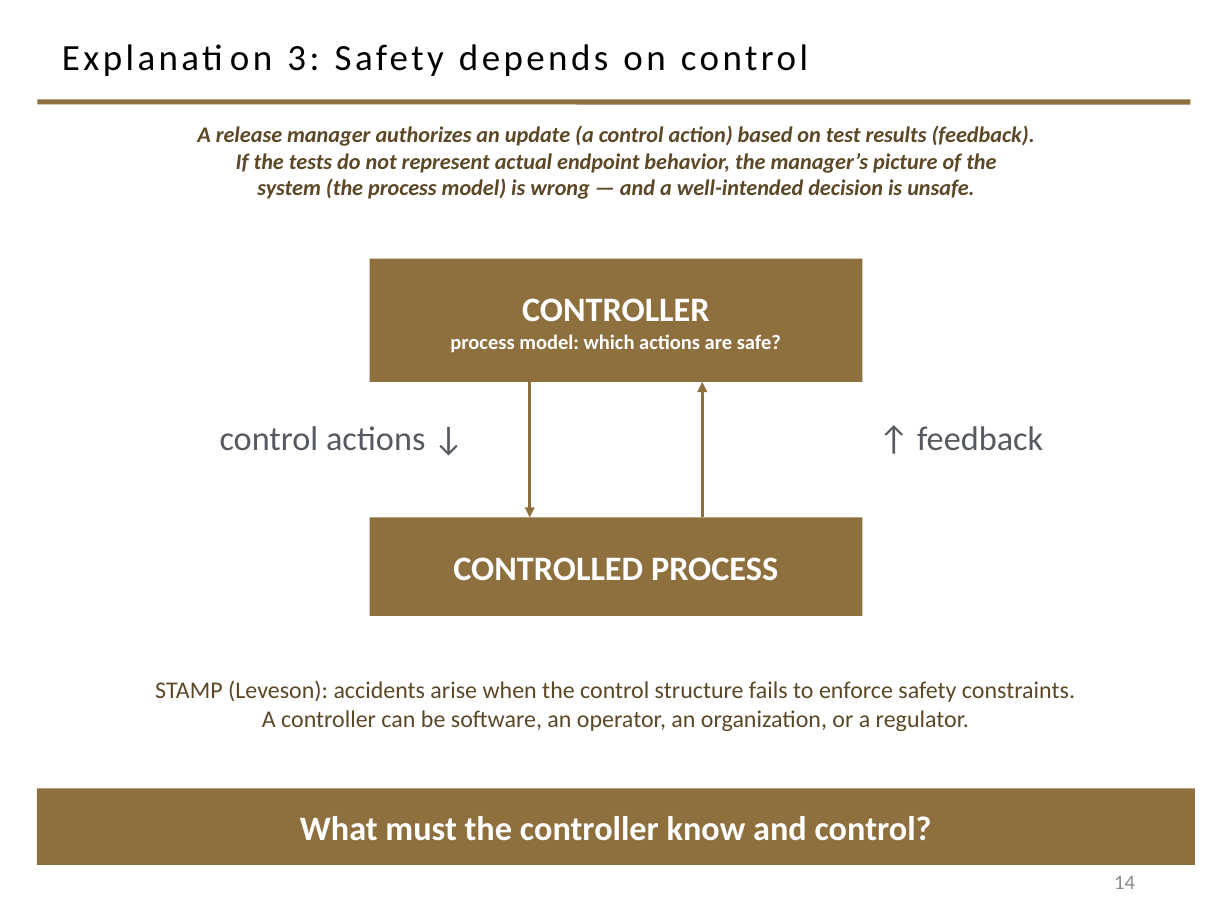
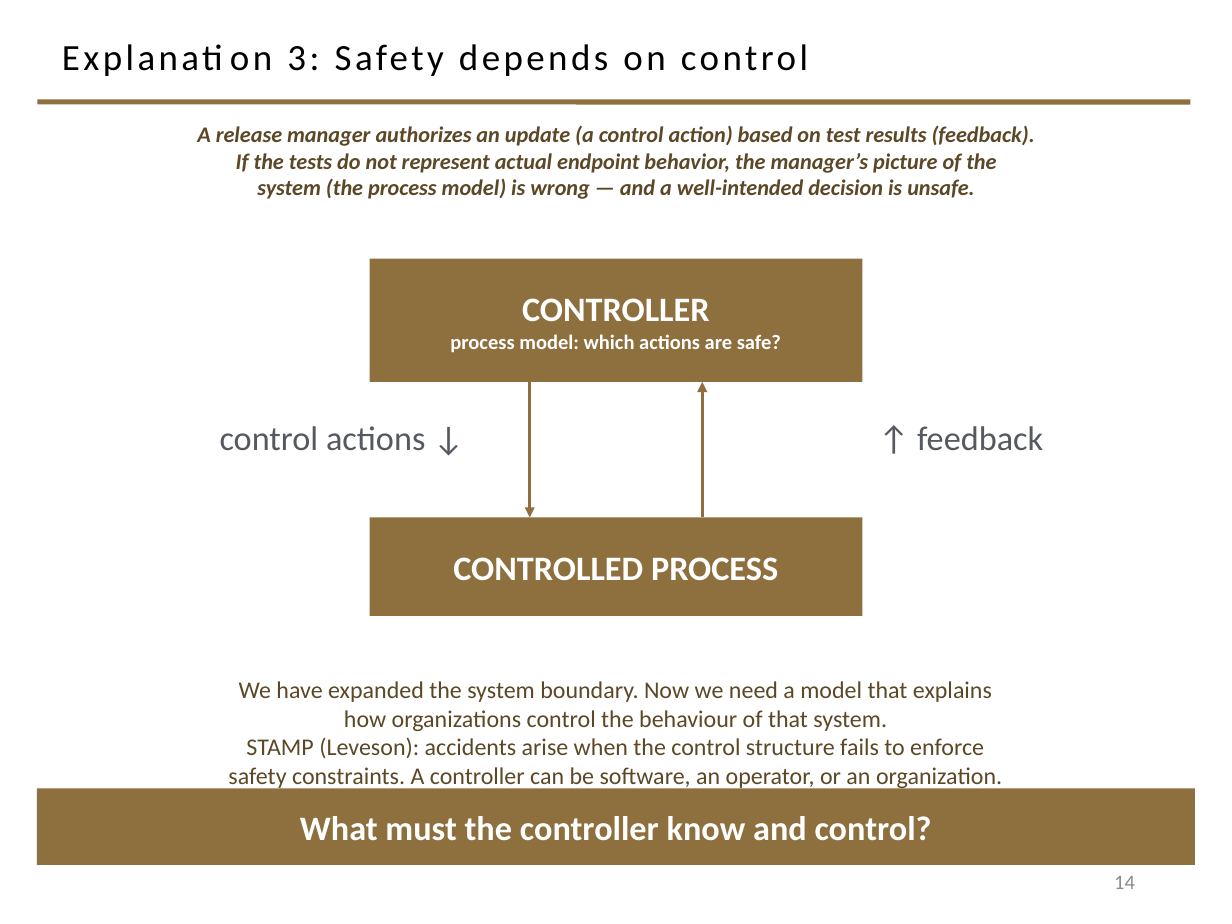
Before and after one commit to davisjam/model-based-agentic-software-engineering, a slide deck: slide 14 of course/lectures/act-2-delegation-and-control/04-failure-aware-engineering/2-4-Failure-Aware-Engineering.pptx. Drawn at 1232x924 pixels with LibreOffice and Linux fonts; fonts in the diff are those of the drawing; background and template pictures are left out. Boxes give left, top, right and bottom in pixels: in the first picture for what was removed or moved away, otherwise in the second. Text is boxed around its words. In the diff, an @@ line names an element or a change of style, - is before the commit and + after.

```diff
--- a/course/lectures/act-2-delegation-and-control/04-failure-aware-engineering/2-4-Failure-Aware-Engineering.pptx
+++ b/course/lectures/act-2-delegation-and-control/04-failure-aware-engineering/2-4-Failure-Aware-Engineering.pptx
@@ text at [228,681,1002,791]: text changed @@
-STAMP (Leveson): accidents arise when the control structure fails to enforce safety constraints.
-A controller can be software, an operator, an organization, or a regulator.
+We have expanded the system boundary. Now we need a model that explains
+how organizations control the behaviour of that system.
+STAMP (Leveson): accidents arise when the control structure fails to enforce
+safety constraints. A controller can be software, an operator, or an organization.
```
Also in this commit, not shown: 2 other slides changed.
